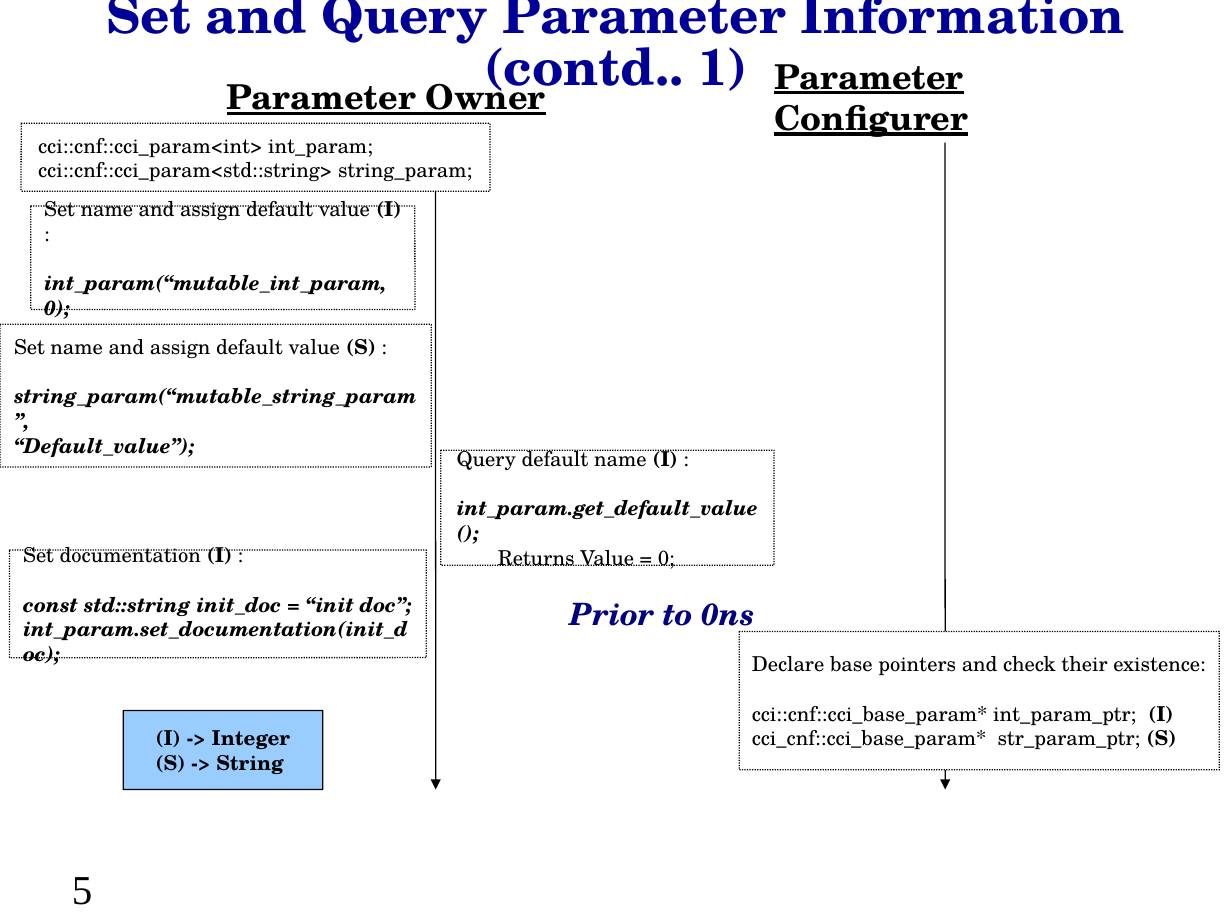
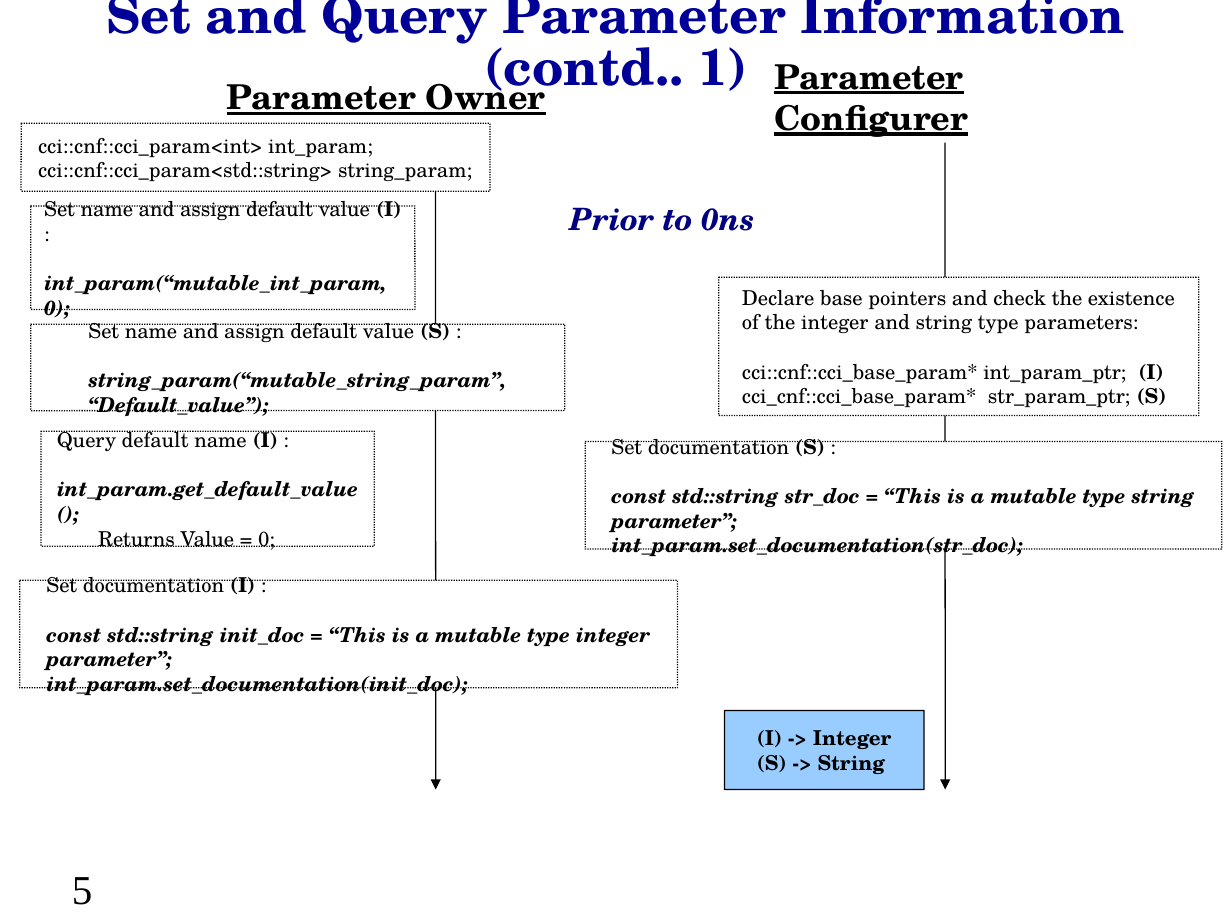
Before and after one commit to accellera-official/cci, a slide deck: slide 5 of examples/ex7_Parameter_Information/docs/ex7_Parameter_Information.ppt. Drawn at 1232x924 pixels with LibreOffice and Linux fonts; fonts in the diff are those of the drawing; background and template pictures are left out. Boxes give left, top, right and bottom in pixels: in the first picture for what was removed or moved away, otherwise in the second. Text is boxed around its words. In the diff, an @@ line names an element or a change of style, - is before the commit and + after.

Commit message:
Check#1 for doxygen tags

```diff
--- a/examples/ex7_Parameter_Information/docs/ex7_Parameter_Information.ppt
+++ b/examples/ex7_Parameter_Information/docs/ex7_Parameter_Information.ppt
@@ text "Prior to 0ns" rewrapped from bbox=[569, 602, 755, 635] to bbox=[569, 207, 755, 231] @@
@@ rounded rectangle "Declare base pointers and check ...": place and size @@
-rounded rectangle "Declare base pointers and check ..." at bbox=[739, 632, 1220, 770]
+rounded rectangle "Declare base pointers and check ..." at bbox=[718, 277, 1199, 415]
@@ text in rounded rectangle at bbox=[742, 290, 1175, 334]: text changed @@
-Declare base pointers and check their existence:
+Declare base pointers and check the existence of the integer and string type parameters:
@@ rounded rectangle "Set name and assign default ...": place and size @@
-rounded rectangle "Set name and assign default ..." at bbox=[0, 324, 431, 467]
+rounded rectangle "Set name and assign default ..." at bbox=[31, 324, 564, 410]
@@ rounded rectangle "Query default name (I) :": place and size @@
-rounded rectangle "Query default name (I) :" at bbox=[441, 450, 775, 564]
+rounded rectangle "Query default name (I) :" at bbox=[41, 431, 373, 546]
@@ rounded rectangle added at bbox=[585, 441, 1222, 548], fill #FFFFFF, outline #000000 0.74 pt dashed, 12 pt, text #000000, bold, italic @@
+Set documentation (S) :
+const std::string str_doc = “This is a mutable type string parameter”;
+int_param.set_documentation(str_doc);
@@ rounded rectangle "Set documentation (I) :": place and size @@
-rounded rectangle "Set documentation (I) :" at bbox=[10, 551, 426, 658]
+rounded rectangle "Set documentation (I) :" at bbox=[20, 580, 678, 687]
@@ text in rounded rectangle at bbox=[46, 627, 650, 670]: text changed @@
-const std::string init_doc = “init doc”;
+const std::string init_doc = “This is a mutable type integer parameter”;
@@ rounded rectangle "(I) -> Integer": place and size @@
-rounded rectangle "(I) -> Integer" at bbox=[123, 711, 323, 790]
+rounded rectangle "(I) -> Integer" at bbox=[724, 711, 924, 790]
```
Also in this commit, not shown: 11 other slides changed, 4 other files.
